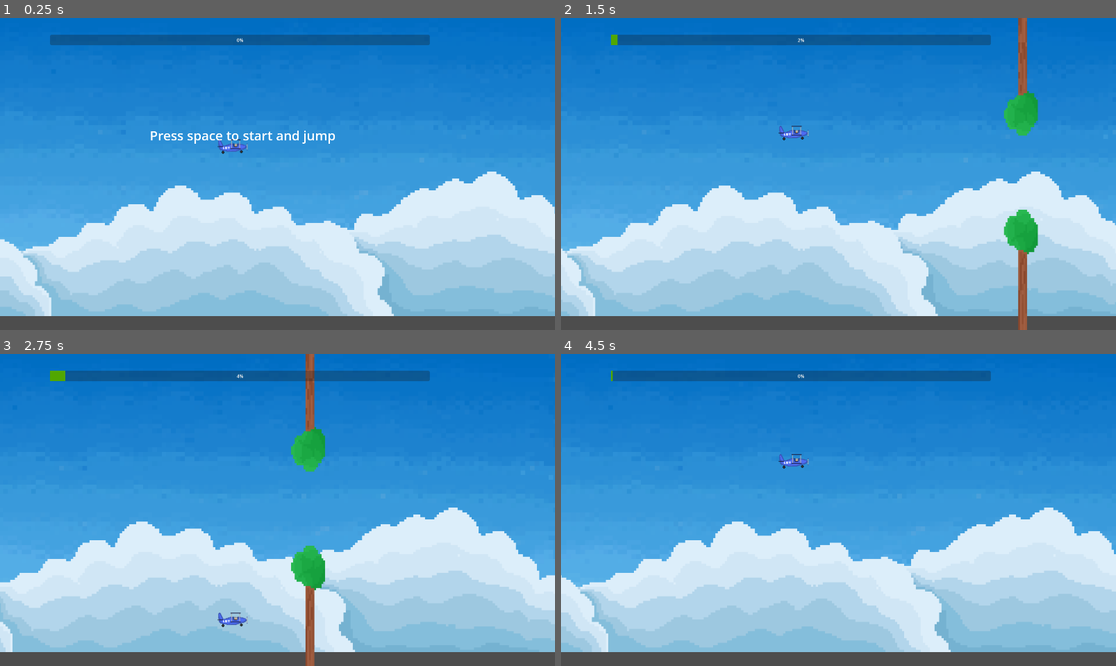
Above: before the commit, frames 1-4 (two rows, left to right).
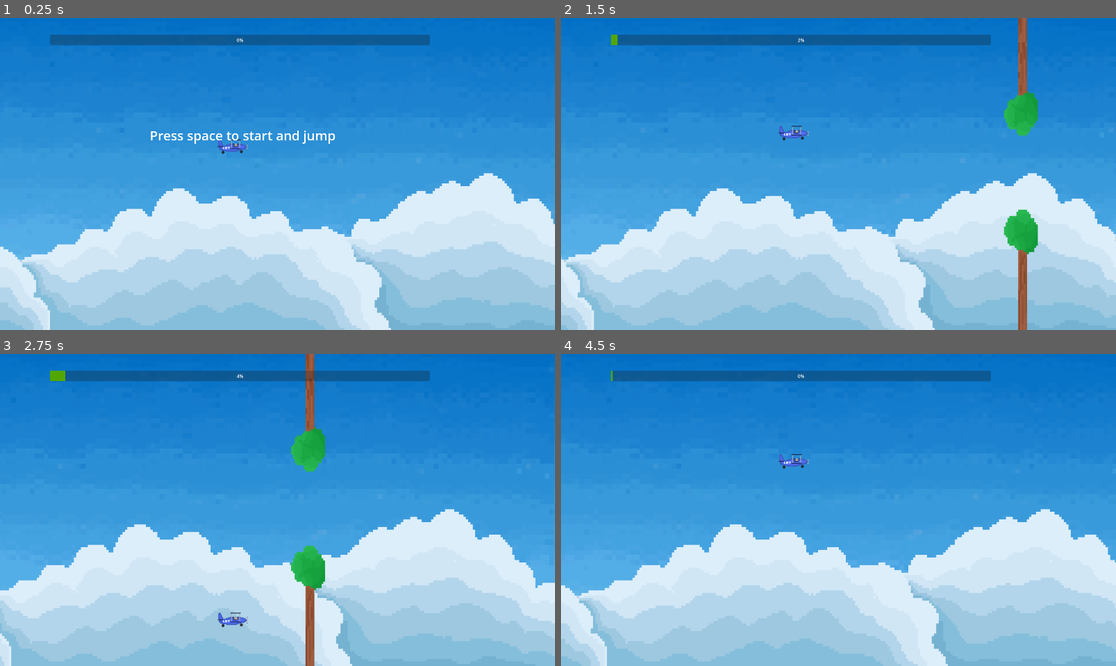
Above: after the commit, the same moments.

Repository: Orozon64/The-Sauna-Pact
Game: Godot game, scene res://scenes/flying.tscn
The game is run twice, just before and just after one commit, with the same random seed, the same clock (stepped at 60 frames per second) and the same inputs. This scene is started directly instead of the project's main scene.
Inputs:
- Up to frame 1 (0.25 s): no input
- Up to frame 2 (1.5 s): tap Space at 0.5, 0.77 s; hold D (move_right) 0.53-1.28 s; tap E (item_interact) at 0.6 s; hold S (move_down) from 1.28 s (still down); tap Enter (advance_dialogue) at 1.35 s
- Up to frame 3 (2.75 s): tap Space at 1.52 s; tap E (item_interact) at 1.55, 2.1 s; release S (move_down) at 2.03 s; hold D (move_right) from 2.03 s (still down)
- Up to frame 4 (4.5 s): release D (move_right) at 2.78 s; hold W (move_up) 2.78-3.5 s; tap F (item_interact_secondary) at 2.85 s; tap Space at 3.02, 4.25 s; tap E (item_interact) at 3.05, 4.35 s; click "Replay" at 3.5 s; hold A (move_left) from 4.28 s (still down)

The runs differ from the first frame. In frame 1, 13% of the frame differs, in the area x 0-100%, y 49-100%; in frame 2, 12%; in frame 3, 12%; in frame 4, 13%.

Commit message:
fixed up visibility

Diff:
--- a/scenes/casino_minigame.tscn
+++ b/scenes/casino_minigame.tscn
@@ -384,6 +384,7 @@
 horizontal_alignment = 1
 
 [node name="GameOverScreen" type="Control" parent="." unique_id=1365155063]
+visible = false
 layout_mode = 1
 anchors_preset = 15
 anchor_right = 1.0
--- a/scenes/cave_level.tscn
+++ b/scenes/cave_level.tscn
@@ -27,12 +27,10 @@
 tile_set = ExtResource("1_br21b")
 
 [node name="Stones" parent="." unique_id=1981020031 instance=ExtResource("2_sfygl")]
-visible = false
 position = Vector2(1469, 258)
 script = ExtResource("3_hs0xw")
 
 [node name="FinnCharacter" parent="." unique_id=486509689 instance=ExtResource("3_m2ful")]
-visible = false
 position = Vector2(526, 606)
 
 [node name="WalkingSoundPlayer" type="AudioStreamPlayer2D" parent="." unique_id=1668349751]
--- a/scenes/flying.tscn
+++ b/scenes/flying.tscn
@@ -60,6 +60,7 @@
 
 [node name="SkyBox" type="Parallax2D" parent="." unique_id=671951024]
 z_index = -6
+scale = Vector2(0.9951768, 1.0890331)
 scroll_scale = Vector2(0.1, 1)
 scroll_offset = Vector2(-743, 472)
 repeat_size = Vector2(2064, 0)
--- a/scripts/dialogue_manager.gd
+++ b/scripts/dialogue_manager.gd
@@ -79,7 +79,7 @@
 	if visible:
 		initiate()
 
-#maybe have the enter stuff only trigger if we're not
+#maybe have the enter stuff only trigger if we're not in a quiz question
 
 # Called every frame. 'delta' is the elapsed time since the previous frame.
 func _process(delta:float) -> void:
Not shown, added: images/sprites/TelefonPolakResize2.png.import
Not shown, added: images/sprites/TelefonPolakResize2Obrocony.png.import
